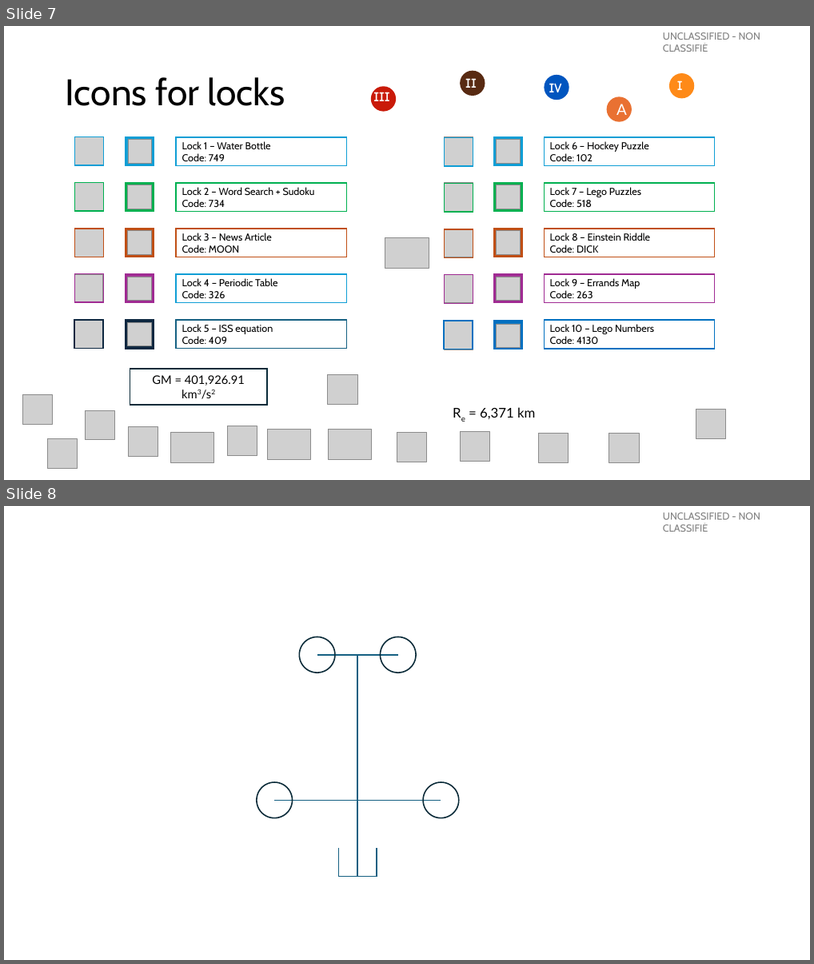
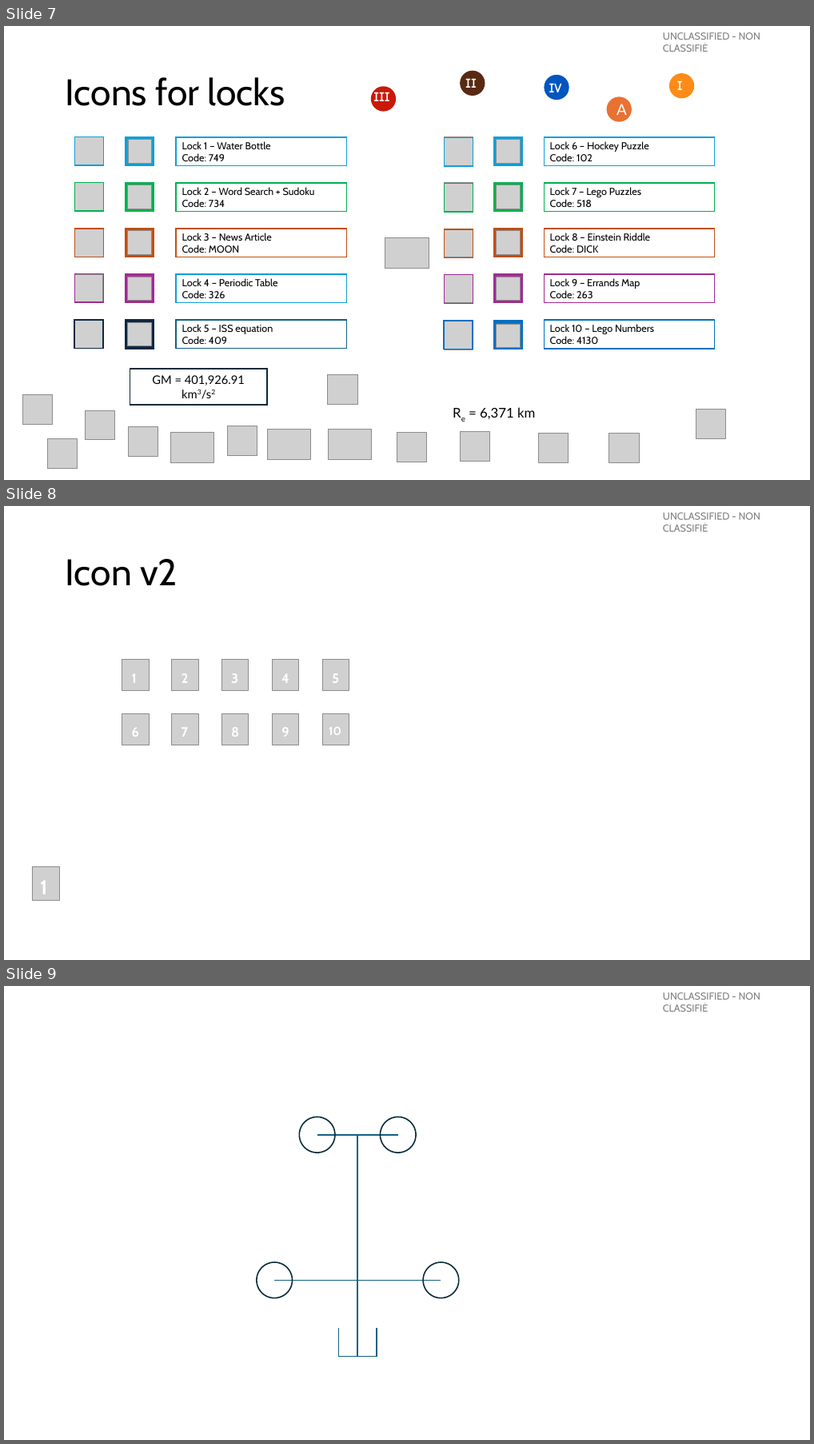
Before and after one commit to OttawaVisuals/EscapeBackpack, a slide deck: Hiking_Trip/Helper_Graphs.pptx. Shown one above the other, each under a label of ours: slides 7 and 8 before the commit, slides 7, 8 and 9 after it. The pictures are 814x964 and 814x1444 pixels, drawn with LibreOffice and Linux fonts; fonts in the diff are those of the drawing; grey boxes stand for pictures. Boxes give left, top, right and bottom in pixels: in the first picture for what was removed or moved away, otherwise in the second. Text is boxed around its words. In the diff, an @@ line names an element or a change of style, - is before the commit and + after.

```diff
--- a/Hiking_Trip/Helper_Graphs.pptx
+++ b/Hiking_Trip/Helper_Graphs.pptx
@@ slide 8 added at [4,506,810,960], background #FFFFFF; not listed: 1 template element that a slide beside it also shows @@
@@ title added at [66,559,178,586], 44 pt, text #000000 @@
+Icon v2
@@ picture added at [122,660,149,691] @@
@@ picture added at [171,660,198,691] @@
@@ text added at [182,673,189,683], 16 pt, text #FFFFFF, bold @@
+2
@@ picture added at [222,660,249,691] @@
@@ text added at [231,673,238,683], 16 pt, text #FFFFFF, bold @@
+3
@@ picture added at [272,660,298,691] @@
@@ picture added at [323,660,350,691] @@
@@ text added at [132,674,137,683], 16 pt, text #FFFFFF, bold @@
+1
@@ text added at [282,674,290,683], 16 pt, text #FFFFFF, bold @@
+4
@@ text added at [332,674,339,683], 16 pt, text #FFFFFF, bold @@
+5
@@ picture added at [122,713,149,744] @@
@@ picture added at [171,713,198,744] @@
@@ picture added at [222,713,249,744] @@
@@ picture added at [273,713,299,744] @@
@@ picture added at [323,713,350,744] @@
@@ text added at [132,728,139,736], 16 pt, text #FFFFFF, bold @@
+6
@@ text added at [182,728,189,736], 16 pt, text #FFFFFF, bold @@
+7
@@ text added at [231,727,239,736], 16 pt, text #FFFFFF, bold @@
+8
@@ text added at [282,727,289,736], 16 pt, text #FFFFFF, bold @@
+9
@@ text added at [329,727,342,735], 14 pt, text #FFFFFF, bold @@
+10
@@ picture added at [32,867,59,900] @@
@@ text added at [40,880,47,894], 24 pt, text #FFFFFF, bold @@
+1
@@ what was slide 8 is now slide 9 @@
```
Also in this commit, not shown: 3 other files.
